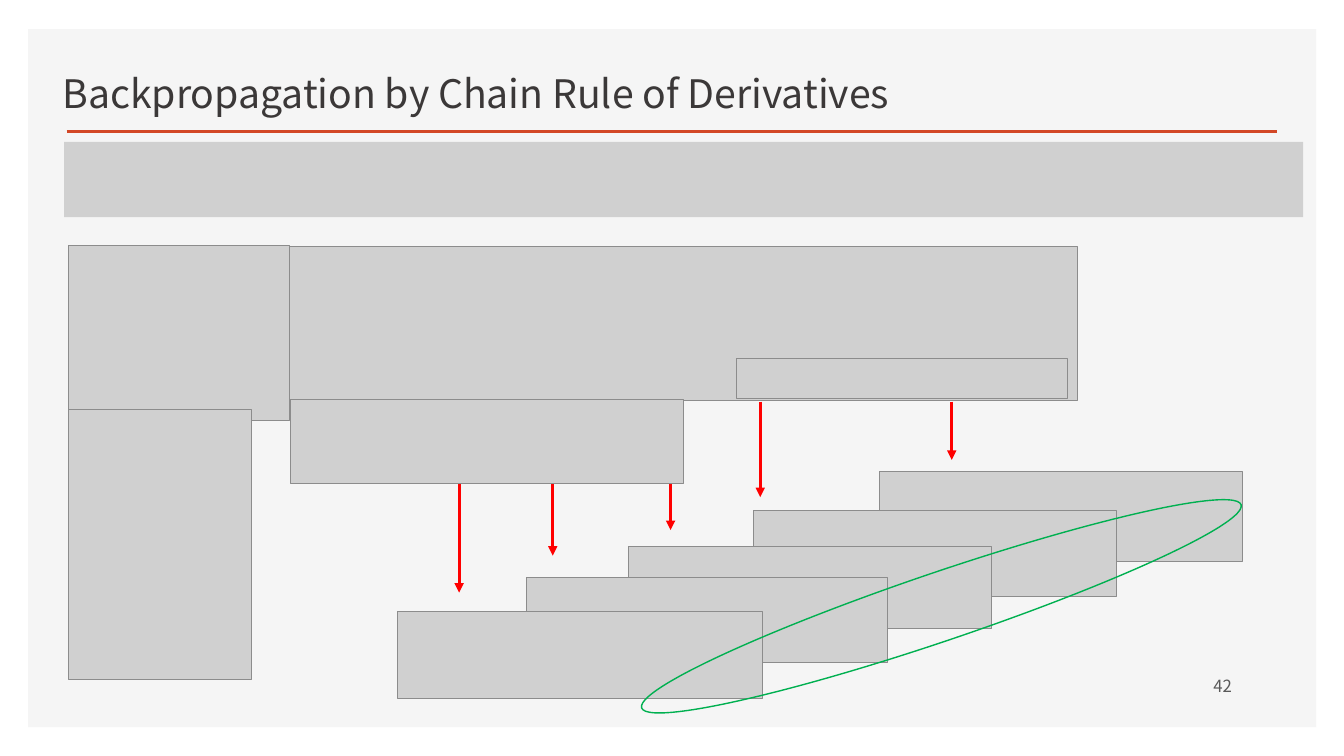
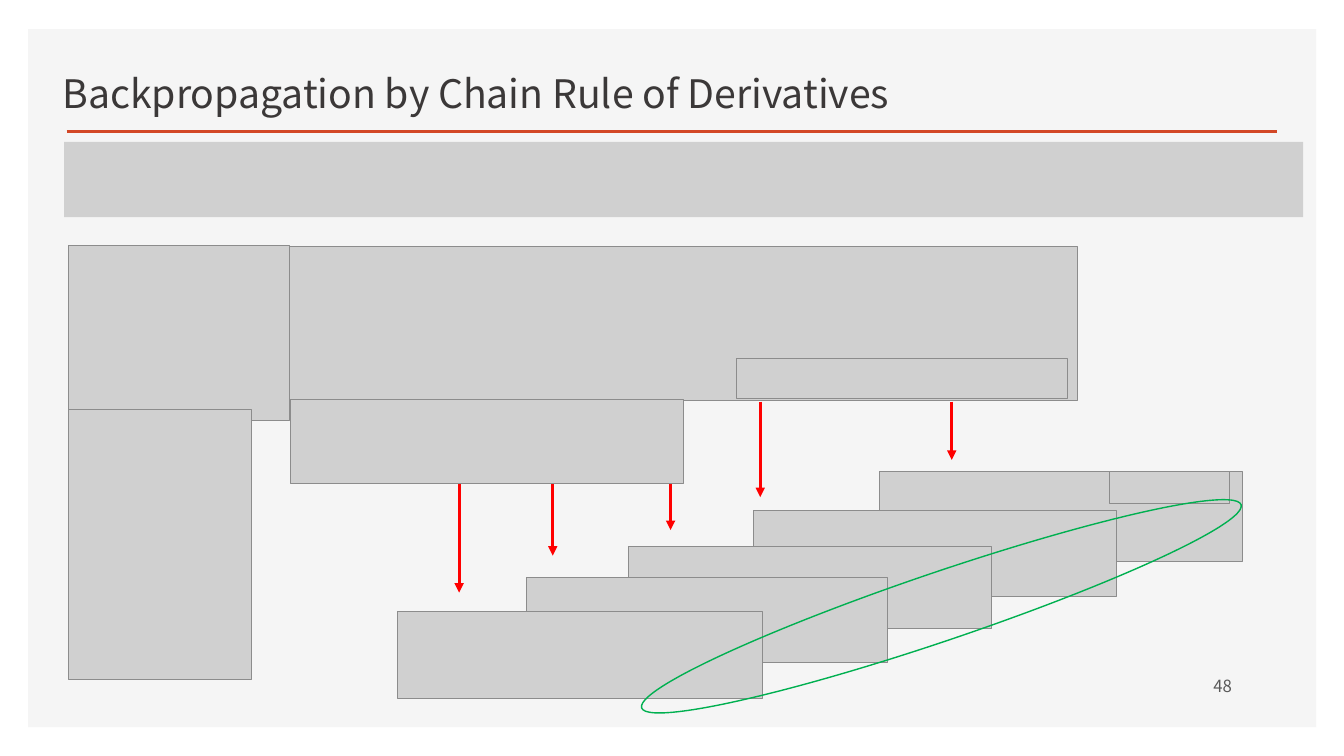
Before and after one commit to ancestor9/mathematics-for-machine-learning, a slide deck: slide 48 of Linear_Algebra/w4_Perceptron_Regression.pptx (slide 42 before the commit). Drawn at 1344x756 pixels with LibreOffice and Linux fonts; fonts in the diff are those of the drawing; grey boxes stand for pictures; background and template pictures are left out. Boxes give left, top, right and bottom in pixels: in the first picture for what was removed or moved away, otherwise in the second. Text is boxed around its words. In the diff, an @@ line names an element or a change of style, - is before the commit and + after.

```diff
--- a/Linear_Algebra/w4_Perceptron_Regression.pptx
+++ b/Linear_Algebra/w4_Perceptron_Regression.pptx
@@ picture added at <box>1110,472,1230,504</box> @@
@@ page number at <box>1213,679,1232,692</box>: text changed @@
-42
+48
```
Also in this commit, not shown: 8 other slides changed, 7 slides added.
